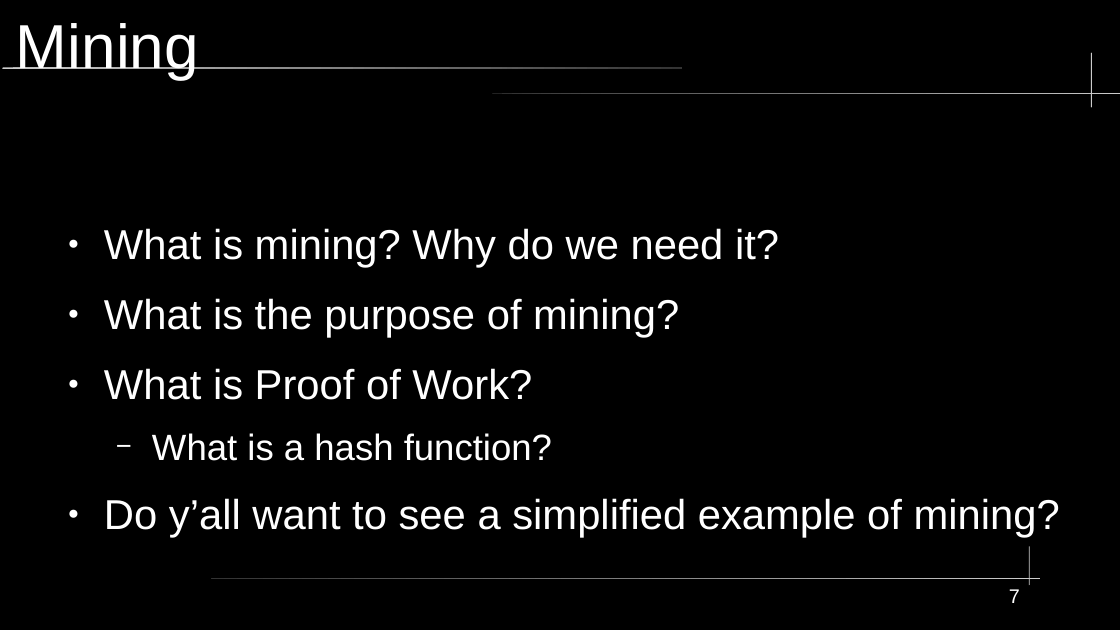
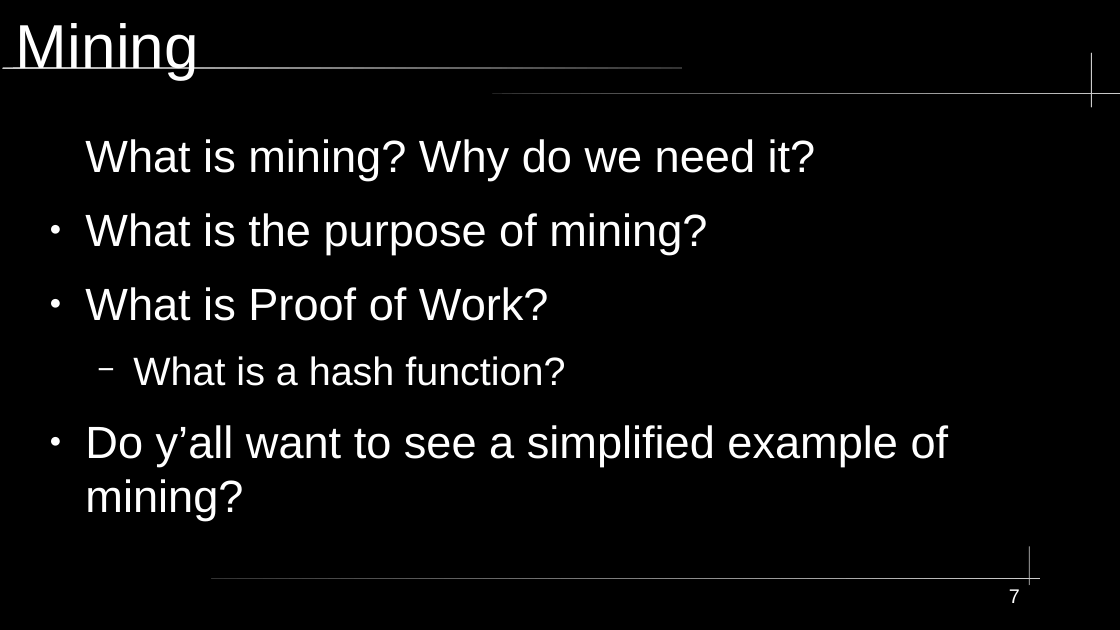
Before and after one commit to jasonribble/journey-of-an-utxo, a slide deck: slide 7 of slides.odp. Drawn at 1120x630 pixels with LibreOffice and Linux fonts; fonts in the diff are those of the drawing. Boxes give left, top, right and bottom in pixels: in the first picture for what was removed or moved away, otherwise in the second. Text is boxed around its words. In the diff, an @@ line names an element or a change of style, - is before the commit and + after.

Commit message:
update slides
- we need a markdown slides system.
- they probably exist

```diff
--- a/slides.odp
+++ b/slides.odp
@@ text "What is mining? Why do ...": place and size @@
-text "What is mining? Why do ..." at box(104, 228, 1060, 538)
+text "What is mining? Why do ..." at box(85, 139, 949, 520)
@@ text "What is mining? Why do ..." at box(85, 139, 949, 520): size 29.6 to 32 pt in "What is mining? Why do we need ...", "What is the purpose of mining?", "What is Proof of Work?", "Do y’all want to see a simplified ..."; size 25.9 to 28 pt in "What is a hash function?"; bullet ● to none @@
```
Also in this commit, not shown: 4 other slides changed.
